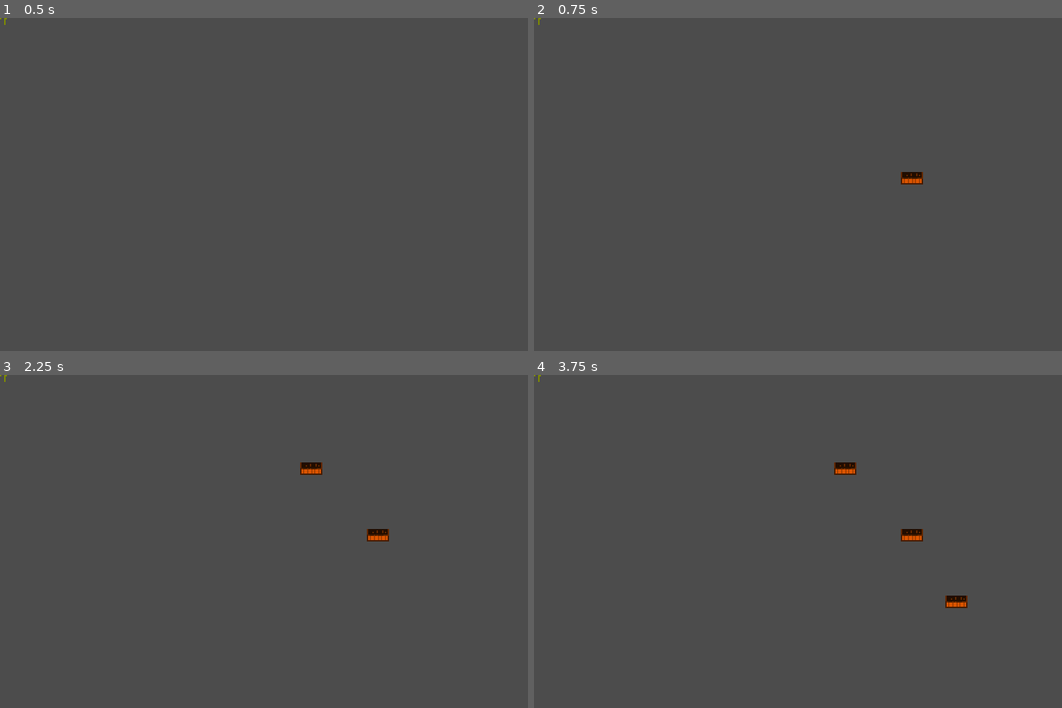
Above: before the commit, frames 1-4 (two rows, left to right).
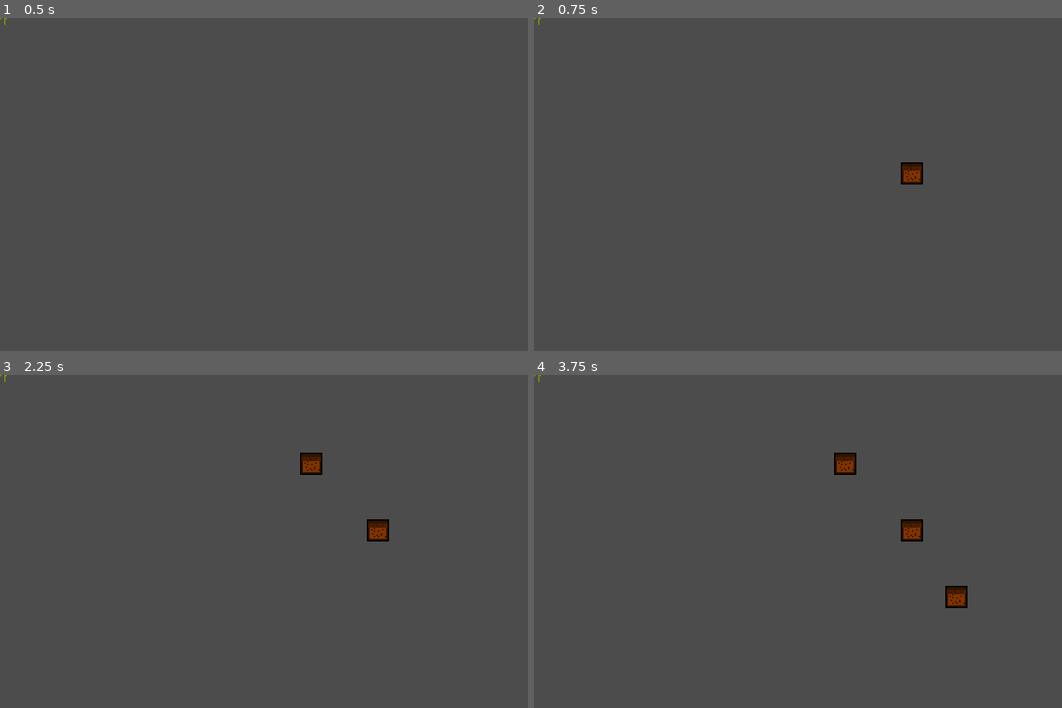
Above: after the commit, the same moments.

Repository: gunnarjessee/MonthGameJam2
Game: Godot game, scene res://scenes/grapecrop.tscn
Same seed, same stepped clock (60 frames per second), same inputs: the game is played once before the commit and once after it. This scene is started directly instead of the project's main scene.
Inputs (mouse positions are in pixels of both pictures, inside the frame that each line leads up to):
- Up to frame 1 (0.5 s): no input
- Up to frame 2 (0.75 s): tap Enter at 0.5 s; move the mouse to (914, 167) at 0.52 s; click (914, 167) at 0.67 s
- Up to frame 3 (2.25 s): tap Space at 1.25 s; move the mouse to (380, 531) at 1.27 s; click (380, 531) at 1.42 s; tap Enter at 2 s; move the mouse to (316, 468) at 2.02 s; click (316, 468) at 2.17 s
- Up to frame 4 (3.75 s): tap Space at 2.75 s; move the mouse to (845, 464) at 2.77 s; click (845, 464) at 2.92 s; tap Enter at 3.5 s; move the mouse to (956, 591) at 3.52 s; click (956, 591) at 3.67 s

Frame 1 is identical in both runs. In frame 2, 0.3% of the frame differs, in the area x 69-74%, y 43-50%; in frame 3, 0.5%; in frame 4, 0.8%, in the area x 56-83%, y 23-70%.
Error in both runs: Invalid set index 'text' (on base: 'Nil') with value of type 'String'. (res://scripts/game_handler.gd:31)

Commit message:
added particle effects

Diff:
--- a/scenes/cropbox.tscn
+++ b/scenes/cropbox.tscn
@@ -1,7 +1,8 @@
-[gd_scene load_steps=4 format=2]
+[gd_scene load_steps=5 format=2]
 
 [ext_resource path="res://textures/cropbox.png" type="Texture" id=1]
 [ext_resource path="res://scripts/cropbox.gd" type="Script" id=2]
+[ext_resource path="res://scenes/particles/dyingparticles.tscn" type="PackedScene" id=3]
 
 [sub_resource type="RectangleShape2D" id=1]
 extents = Vector2( 7.75903, 7.5255 )
@@ -15,5 +16,9 @@
 
 [node name="CollisionShape2D" type="CollisionShape2D" parent="Area2D"]
 shape = SubResource( 1 )
+
+[node name="DyingPart" parent="." instance=ExtResource( 3 )]
+position = Vector2( 0.297638, -0.434265 )
+
 [connection signal="input_event" from="Area2D" to="." method="_on_Area2D_input_event"]
 [connection signal="mouse_entered" from="Area2D" to="." method="_on_Area2D_mouse_entered"]
--- a/scenes/grapecrop.tscn
+++ b/scenes/grapecrop.tscn
@@ -9,4 +9,5 @@
 script = ExtResource( 2 )
 
 [node name="Timer" type="Timer" parent="."]
+
 [connection signal="timeout" from="Timer" to="." method="_on_Timer_timeout"]
--- /dev/null
+++ b/scenes/particles/dyingparticles.tscn
@@ -0,0 +1,24 @@
+[gd_scene load_steps=3 format=2]
+
+[ext_resource path="res://textures/x_part.png" type="Texture" id=1]
+
+[sub_resource type="Curve" id=1]
+min_value = -360.0
+max_value = 1024.0
+_data = [ Vector2( 0, 1 ), 0.0, 0.0, 0, 0, Vector2( 0.622093, 261 ), 0.0, 0.0, 0, 0, Vector2( 1, 1 ), 0.0, 0.0, 0, 0 ]
+
+[node name="DyingPart" type="CPUParticles2D"]
+position = Vector2( 0.297638, -0.434265 )
+amount = 9
+lifetime = 0.5
+speed_scale = 0.31
+texture = ExtResource( 1 )
+emission_shape = 1
+emission_sphere_radius = 12.01
+spread = 180.0
+initial_velocity_random = 1.0
+linear_accel = 4.3
+tangential_accel_random = 0.56
+angle_random = 1.0
+angle_curve = SubResource( 1 )
+scale_amount = 0.25
--- a/scripts/cropbox.gd
+++ b/scripts/cropbox.gd
@@ -3,6 +3,8 @@
 onready var UI_SELECTOR = load('res://scenes/crop_select.tscn')
 onready var WHEAT_PLANT = load('res://scenes/wheatcrop.tscn')
 onready var GRAPE_PLANT = load('res://scenes/grapecrop.tscn')
+
+onready var dyingParticles = $DyingPart
 
 enum crops {
 	wheat,
@@ -15,6 +17,7 @@
 
 func _ready():
 	gridPos = Vector2(round(position.x / 16), round(position.y / 16))
+	dyingParticles.emitting = false
 
 func select_crop(crop):
 	selected_crop = crop
@@ -58,3 +61,9 @@
 			printerr('could not create UI')
 		add_child(instance)
 		GameHandler.toggleInterfacing()
+
+func startDyingParticles():
+	dyingParticles.emitting = true
+
+func stopDyingParticles():
+	dyingParticles.emitting = false
--- a/scripts/crophandler.gd
+++ b/scripts/crophandler.gd
@@ -21,7 +21,7 @@
 	timer.start(timerIntervals)
 	timer.set_autostart(false)
 	self.frame = 0
-
+	self.z_index = 500
 
 func _on_Timer_timeout():
 	check_plant_health()
@@ -32,8 +32,10 @@
 		if stage < 4:
 			stage += 1
 			self.frame = stage - 1
+			get_parent().stopDyingParticles()
 	else:
-		health -= 50
+		health -= 20
+		get_parent().startDyingParticles()
 
 	if wetness >= 0:
 		wetness -= 4
Not shown, changed: .mono/metadata/ide_messaging_meta.txt
Binary file changed: textures/cropbox.png
Binary file added: textures/water_drop_part.png
Not shown, added: textures/water_drop_part.png.import
Binary file added: textures/x_part.png
Not shown, added: textures/x_part.png.import
